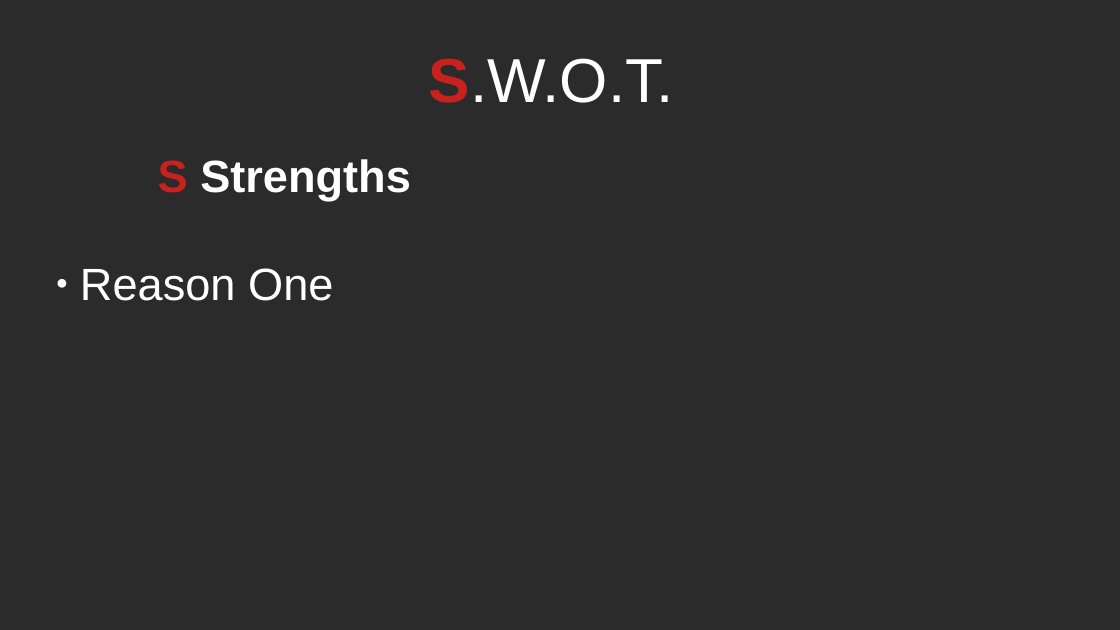
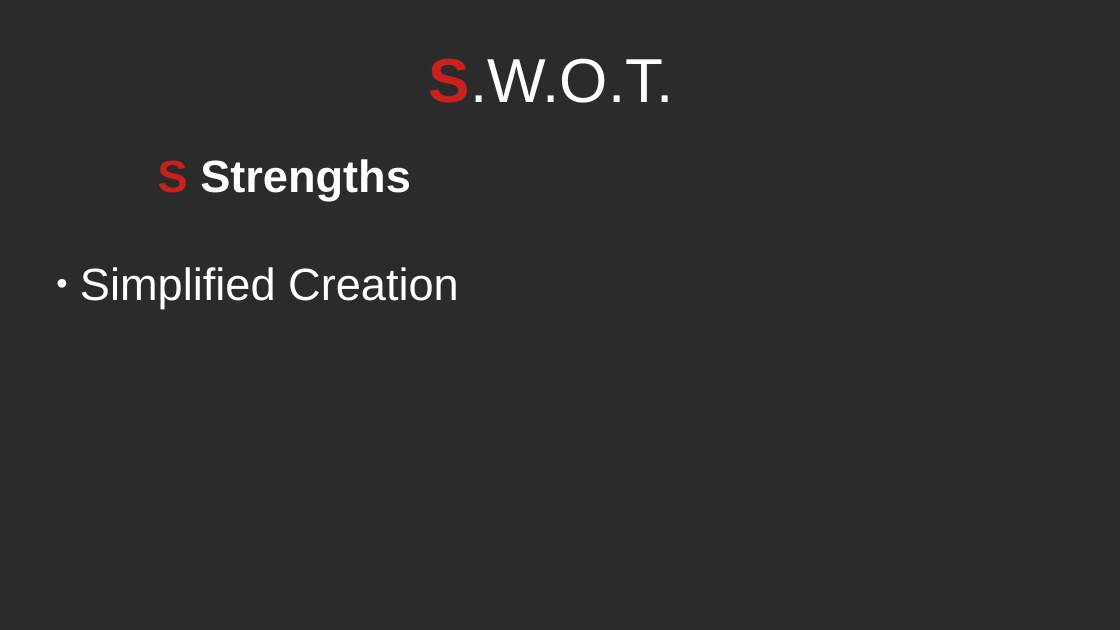
Before and after one commit to RayAndrade/JavaScriptStudy, a slide deck: slide 3 of Creational/Factory/swot.odp. Drawn at 1120x630 pixels with LibreOffice and Linux fonts; fonts in the diff are those of the drawing; background and template pictures are left out; a plain dark background stands for a picture behind light text. Boxes give left, top, right and bottom in pixels: in the first picture for what was removed or moved away, otherwise in the second. Text is boxed around its words. In the diff, an @@ line names an element or a change of style, - is before the commit and + after.

```diff
--- a/Creational/Factory/swot.odp
+++ b/Creational/Factory/swot.odp
@@ subtitle at [80,267,459,309]: text changed @@
-● Reason One
+● Simplified Creation
```
Also in this commit, not shown: 12 other slides changed, 48 other files.
